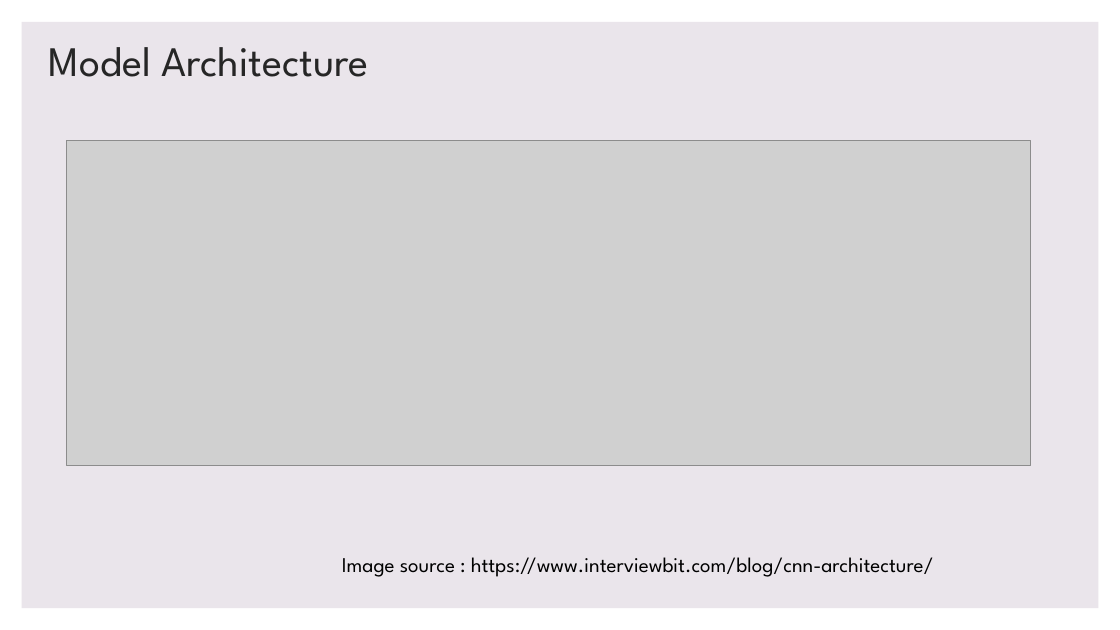
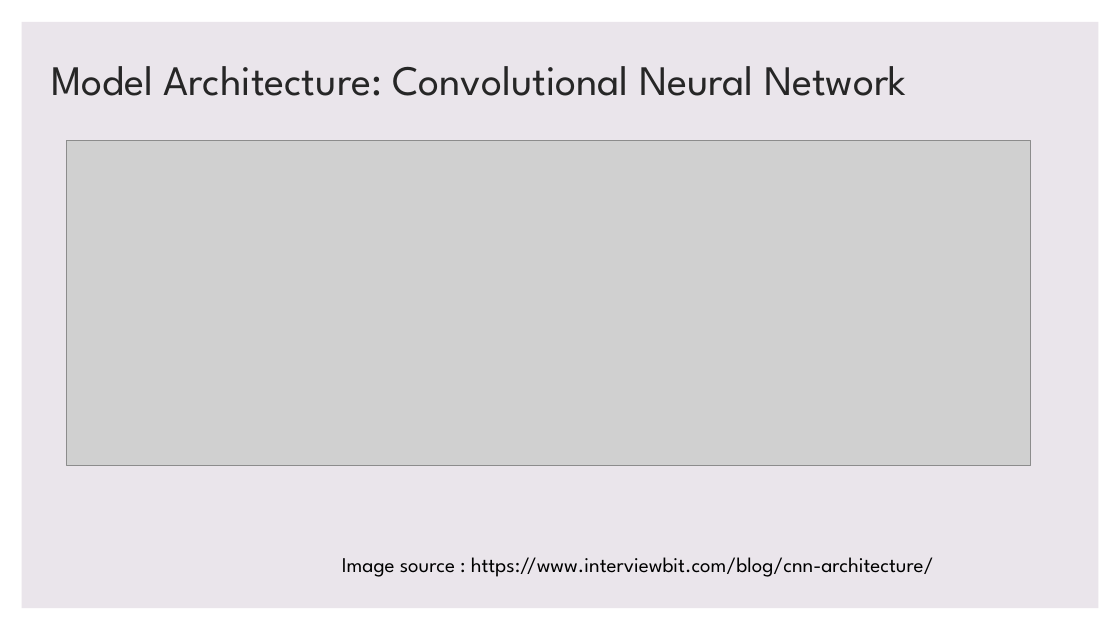
Before and after one commit to RimpleDabas/Flower-Recognition-AI-ML-Model, a slide deck: slide 4 of Flower Recognition.pptx. Drawn at 1120x630 pixels with LibreOffice and Linux fonts; fonts in the diff are those of the drawing; grey boxes stand for pictures; background and template pictures are left out. Boxes give left, top, right and bottom in pixels: in the first picture for what was removed or moved away, otherwise in the second. Text is boxed around its words. In the diff, an @@ line names an element or a change of style, - is before the commit and + after.

Commit message:
Update ppt

```diff
--- a/Flower Recognition.pptx
+++ b/Flower Recognition.pptx
@@ text at bbox=[51, 66, 906, 96]: text changed @@
-Model Architecture
+Model Architecture: Convolutional Neural Network
```
Also in this commit, not shown: 1 other slide changed, 7 other files.
